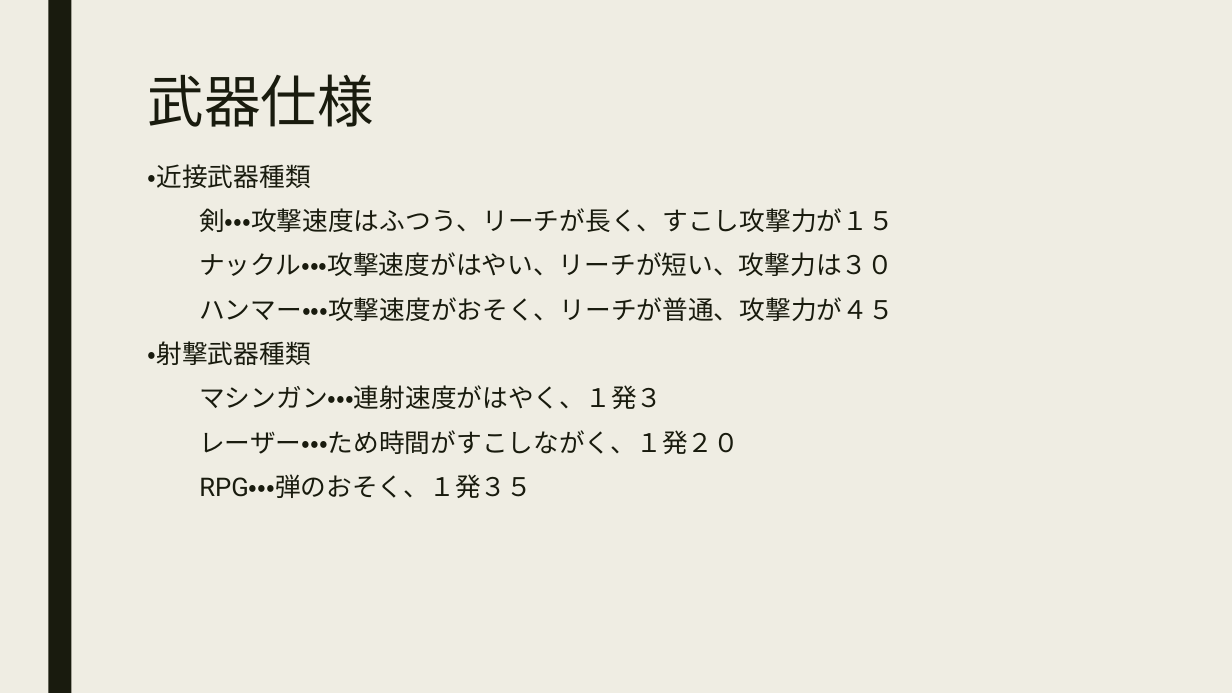
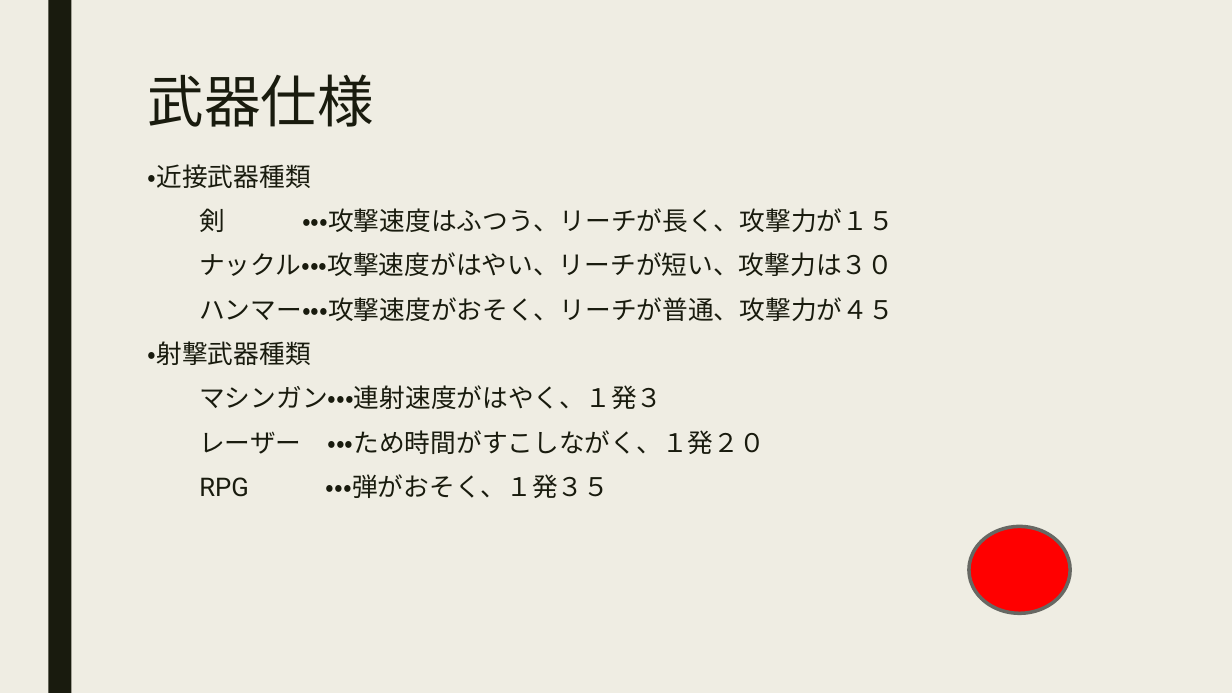
Before and after one commit to Specification/SpaceBattleShip, a slide deck: slide 11 of doc/後期プロゼミ仕様書UFO.pptx (slide 10 before the commit). Drawn at 1232x693 pixels with LibreOffice and Linux fonts; fonts in the diff are those of the drawing. Boxes give left, top, right and bottom in pixels: in the first picture for what was removed or moved away, otherwise in the second. Text is boxed around its words. In the diff, an @@ line names an element or a change of style, - is before the commit and + after.

Commit message:
仕様書更新1004

```diff
--- a/doc/後期プロゼミ仕様書UFO.pptx
+++ b/doc/後期プロゼミ仕様書UFO.pptx
@@ text at box(199, 208, 894, 232): text changed @@
-剣・・・攻撃速度はふつう、リーチが長く、すこし攻撃力が１５
+剣 ・・・攻撃速度はふつう、リーチが長く、攻撃力が１５
@@ text at box(199, 430, 765, 498): text changed @@
-レーザー・・・ため時間がすこしながく、１発２０
-RPG・・・弾のおそく、１発３５
+レーザー ・・・ため時間がすこしながく、１発２０
+RPG ・・・弾がおそく、１発３５
@@ ellipse added at box(970, 527, 1071, 614), fill #FF0000, outline #686863 2.75 pt @@
```
Also in this commit, not shown: 8 other slides changed, 2 slides added, 1 other file.
